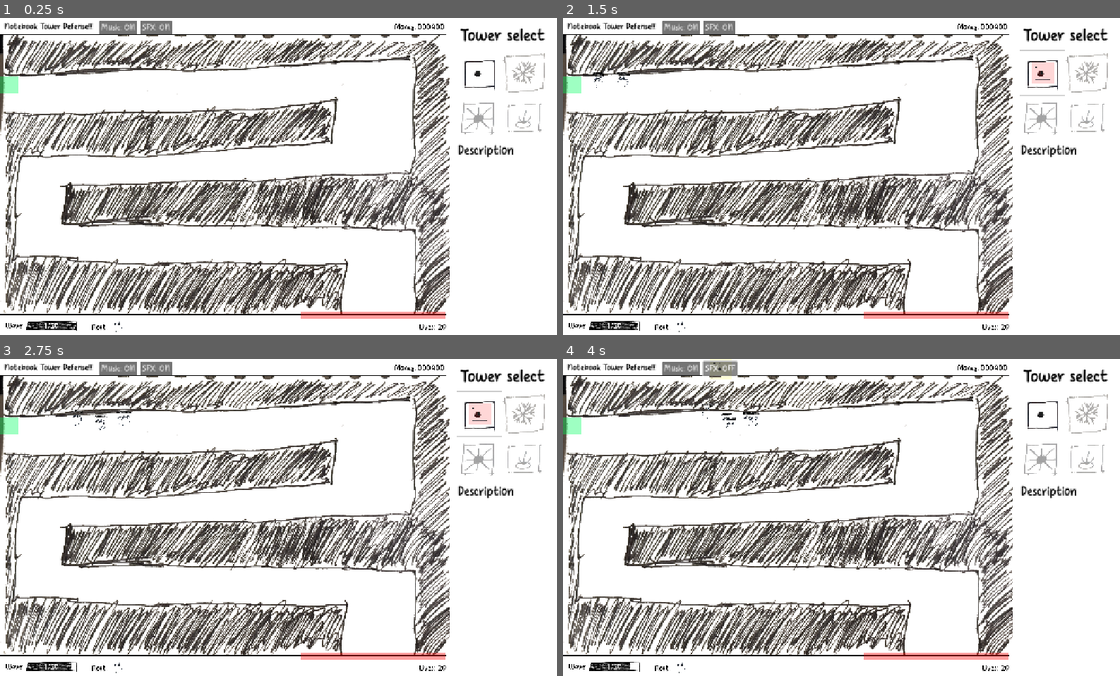
Above: before the commit, frames 1-4 (two rows, left to right).
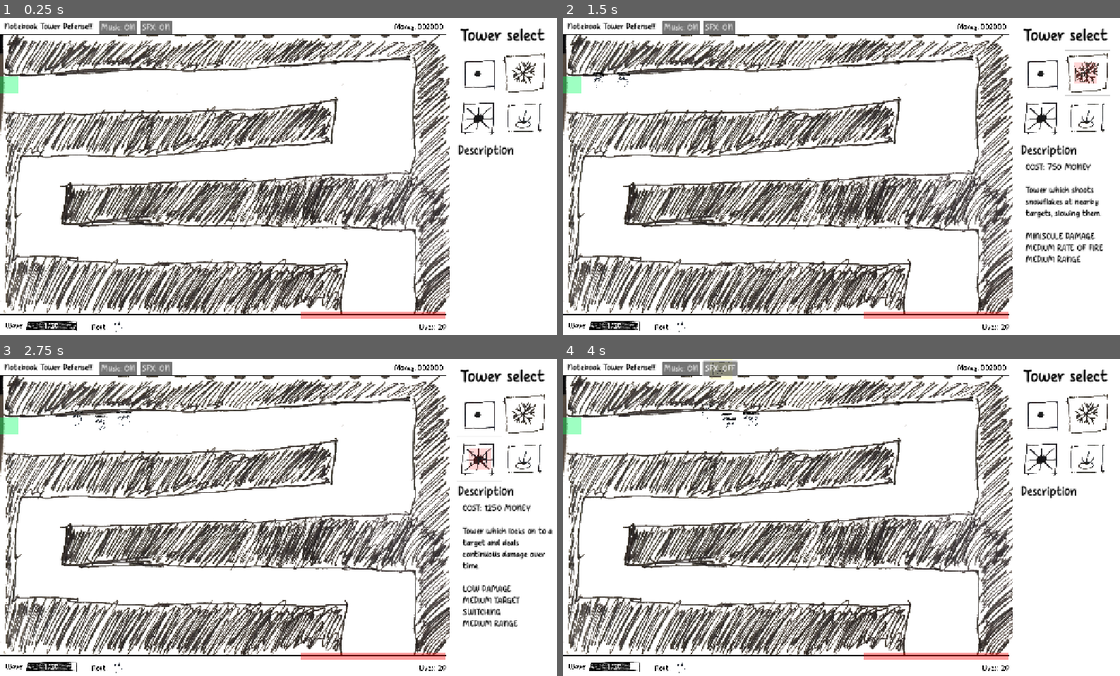
Above: after the commit, the same moments.

Repository: OzuYatamutsu/notebook-tower-defense
Game: Godot game, scene res://levels/level_cools.tscn
Same seed, same stepped clock (60 frames per second), same inputs: the game is played once before the commit and once after it. This scene is started directly instead of the project's main scene. Sound files missing from this copy of the repository are replaced by a short silence.
Inputs (mouse positions are in pixels of both pictures, inside the frame that each line leads up to; where the layout moved, square brackets give the same spot in the first picture):
- Up to frame 1 (0.25 s): no input
- Up to frame 2 (1.5 s): click (1042, 71) at 0.5 s; click (1086, 71) [1042, 71] at 1.25 s
- Up to frame 3 (2.75 s): click (479, 457) [479, 412] at 2 s
- Up to frame 4 (4 s): click (1086, 457) [1042, 412] at 2.75 s; click "SFX: ON" at 3.5 s

The runs differ from the first frame. In frame 1, 0.5% of the frame differs, in the area x 76-98%, y 1-37%; in frame 2, 2.3%; in frame 3, 2.4%, in the area x 76-100%, y 1-85%; in frame 4, 0.5%.

Commit message:
Adjust prices and starting money for all towers

Diff:
--- a/components/game_state.gd
+++ b/components/game_state.gd
@@ -3,7 +3,7 @@
 
 const STARTING_WINDOW_SIZE_PERCENT = 0.65
 
-const PLAYER_STARTING_MONEY: int = 400
+const PLAYER_STARTING_MONEY: int = 2000
 
 const CURRENT_LEVEL_GROUP = "level"
 const LEVEL_HITBOX_GROUP = "level_hitbox"
@@ -29,7 +29,7 @@
 @export var BGM_ENABLED: bool = true
 
 # Accessed via meters in UI
-@export var PLAYER_MONEY_REMAINING: int = 400
+@export var PLAYER_MONEY_REMAINING: int = 2000
 @export var PLAYER_LIVES_REMAINING: int
 @export var SCORE: int
 # WaveMeter is accessed through CurrentLevel -> CURRENT_WAVE_NUM
--- a/towers/bullet_tower.gd
+++ b/towers/bullet_tower.gd
@@ -2,7 +2,7 @@
 extends Tower
 
 func _init() -> void:
-    VALUE = 100
+    VALUE = 500
     Description = (
         "COST: {0} MONEY\n".format([VALUE]) +
         "\n" +
--- a/towers/fast_laser_tower.gd
+++ b/towers/fast_laser_tower.gd
@@ -8,7 +8,7 @@
 var IS_ACTIVELY_FIRING: bool = false
 
 func _init() -> void:
-    VALUE = 800
+    VALUE = 1500
     Description = (
         "COST: {0} MONEY\n".format([VALUE]) +
         "\n" +
--- a/towers/heavy_laser_tower.gd
+++ b/towers/heavy_laser_tower.gd
@@ -8,7 +8,7 @@
 var IS_ACTIVELY_FIRING: bool = false
 
 func _init() -> void:
-    VALUE = 800
+    VALUE = 1500
     Description = (
         "COST: {0} MONEY\n".format([VALUE]) +
         "\n" +
--- a/towers/laser_tower.gd
+++ b/towers/laser_tower.gd
@@ -4,7 +4,7 @@
 var IS_ACTIVELY_FIRING: bool = false
 
 func _init() -> void:
-    VALUE = 750
+    VALUE = 1250
     Description = (
         "COST: {0} MONEY\n".format([VALUE]) +
         "\n" +
--- a/towers/mine_tower.gd
+++ b/towers/mine_tower.gd
@@ -2,7 +2,7 @@
 extends SpikeTower
 
 func _init() -> void:
-    VALUE = 750
+    VALUE = 1250
     Description = (
         "COST: {0} MONEY\n".format([VALUE]) +
         "\n" +
--- a/towers/missile_tower.gd
+++ b/towers/missile_tower.gd
@@ -2,7 +2,7 @@
 extends Tower
 
 func _init() -> void:
-    VALUE = 750
+    VALUE = 1250
     Description = (
         "COST: {0} MONEY\n".format([VALUE]) +
         "\n" +
--- a/towers/poison_spike_tower.gd
+++ b/towers/poison_spike_tower.gd
@@ -2,7 +2,7 @@
 extends SpikeTower
 
 func _init() -> void:
-    VALUE = 750
+    VALUE = 1250
     Description = (
         "COST: {0} MONEY\n".format([VALUE]) +
         "\n" +
--- a/towers/slow_tower.gd
+++ b/towers/slow_tower.gd
@@ -4,7 +4,7 @@
 const NUM_PROJECTILES_TO_FIRE: int = 10
 
 func _init() -> void:
-    VALUE = 500
+    VALUE = 750
     Description = (
         "COST: {0} MONEY\n".format([VALUE]) +
         "\n" +
--- a/towers/slowthrower_tower.gd
+++ b/towers/slowthrower_tower.gd
@@ -4,7 +4,7 @@
 const SPEED_THRESHOLD: float = 0.025
 
 func _init() -> void:
-    VALUE = 750
+    VALUE = 1250
     Description = (
         "COST: {0} MONEY\n".format([VALUE]) +
         "\n" +
--- a/towers/sniper_tower.gd
+++ b/towers/sniper_tower.gd
@@ -2,7 +2,7 @@
 extends Tower
 
 func _init() -> void:
-    VALUE = 750
+    VALUE = 1250
     Description = (
         "COST: {0} MONEY\n".format([VALUE]) +
         "\n" +
--- a/towers/spike_tower.gd
+++ b/towers/spike_tower.gd
@@ -4,7 +4,7 @@
 var NUM_MINES: int = 10
 
 func _init() -> void:
-    VALUE = 500
+    VALUE = 750
     Description = (
         "COST: {0} MONEY\n".format([VALUE]) +
         "\n" +
